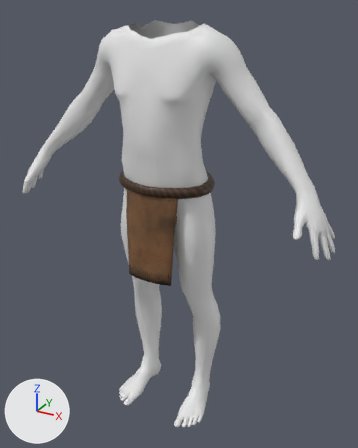
One commit to the Blender file source/reach_hide_m_v01.blend: the scene before it, then after it.
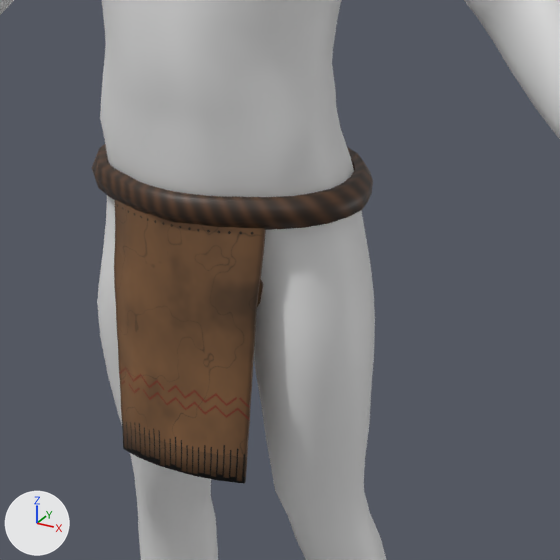
Each version is shown whole from a camera (50 mm lens) standing at (82.1, -141.9, 149.1) and looking at (3.1, 1.7, 77.3), then close up on the part from 24% to 78% of the width and 27% to 70% of the height. The lights are fixed; the arrows at lower left show +X, +Y and +Z. The last two pictures show the newer version.

Script lines for the objects in view, before the commit:
```python
me_ek2lc_m_reach_hide_01shape = bpy.data.meshes.new('ek2lc_m_reach_hide_01Shape')
me_ek2lc_m_reach_hide_01shape.from_pydata(...)  # 717 vertices, 644 faces; spans x -17.2..17.2, y -15.4..13.1, z 61.3..96.8
me_ek2lc_m_reach_hide_01shape.polygons.foreach_set('use_smooth', [True] * 644)
me_ek2lc_m_reach_hide_01shape.materials.append(mat_ek2lc_reach_hide)  # picture img_ek2lc_reach_hide_01_diffuse
me_male_bodyshape = bpy.data.meshes.new('male_bodyShape')
me_male_bodyshape.from_pydata(...)  # 3206 vertices, 5486 faces; spans x -59.6..59.6, y -17.8..11.4, z 0.3..145.1
me_male_bodyshape.materials.append(mat_pdxmat_male_bodyshape)  # its picture is missing
ob_ek2lc_m_reach_hide_01 = bpy.data.objects.new('ek2lc_m_reach_hide_01', me_ek2lc_m_reach_hide_01shape)
ob_ek2lc_m_reach_hide_01.location = (0.0, 0.0, 0.0)
ob_male_body = bpy.data.objects.new('male_body', me_male_bodyshape)
ob_male_body.location = (0.0, 0.0, 0.0)
```
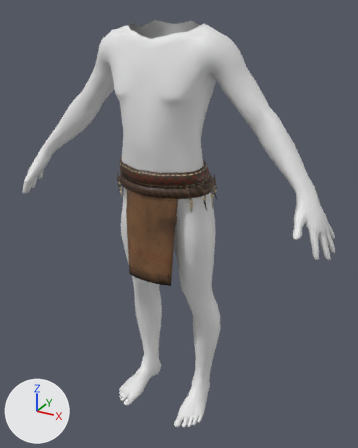
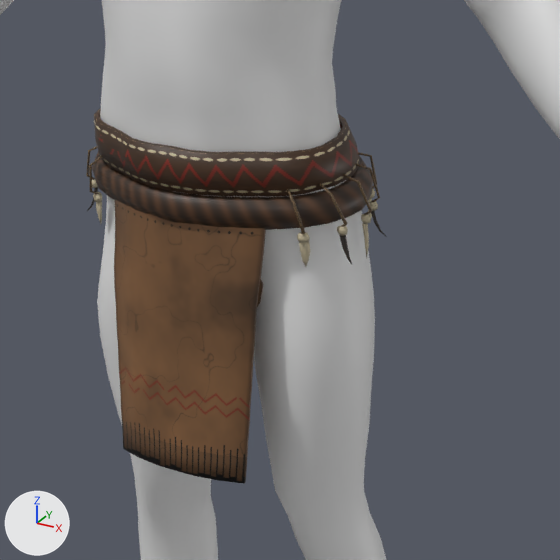
Boxes [x1, y1, x2, y2] around the edits, measured in the close-ups (560 x 560 px):
'ek2lc_m_reach_war_01', added (brown)
    after: [86, 109, 386, 267]

Edits to the bpy script that builds the scene:
```text
Add img_ek2lc_reach_war_01_diffuse:
    img_ek2lc_reach_war_01_diffuse = load_image('ek2lc_reach_war_01_diffuse', 'textures/ek2lc_reach_war_01_diffuse.png', 512, 512, 'sRGB')
Add mat_ek2lc_reach_war:
    mat_ek2lc_reach_war = principled_material('ek2lc_reach_war')
    mat_ek2lc_reach_war.texture = img_ek2lc_reach_war_01_diffuse
Add me_ek2lc_m_reach_war_01shape:
    me_ek2lc_m_reach_war_01shape.from_pydata(...)  # 850 vertices, 872 faces; spans x -18.2..18.2, y -15.4..8.8, z 86.9..101.8
    me_ek2lc_m_reach_war_01shape.polygons.foreach_set('use_smooth', [True] * 872)
    me_ek2lc_m_reach_war_01shape.materials.append(mat_ek2lc_reach_war)  # picture img_ek2lc_reach_war_01_diffuse
Add ob_ek2lc_m_reach_war_01:
    ob_ek2lc_m_reach_war_01 = bpy.data.objects.new('ek2lc_m_reach_war_01', me_ek2lc_m_reach_war_01shape)
    ob_ek2lc_m_reach_war_01.location = (0.0, 0.0, 0.0)
```
